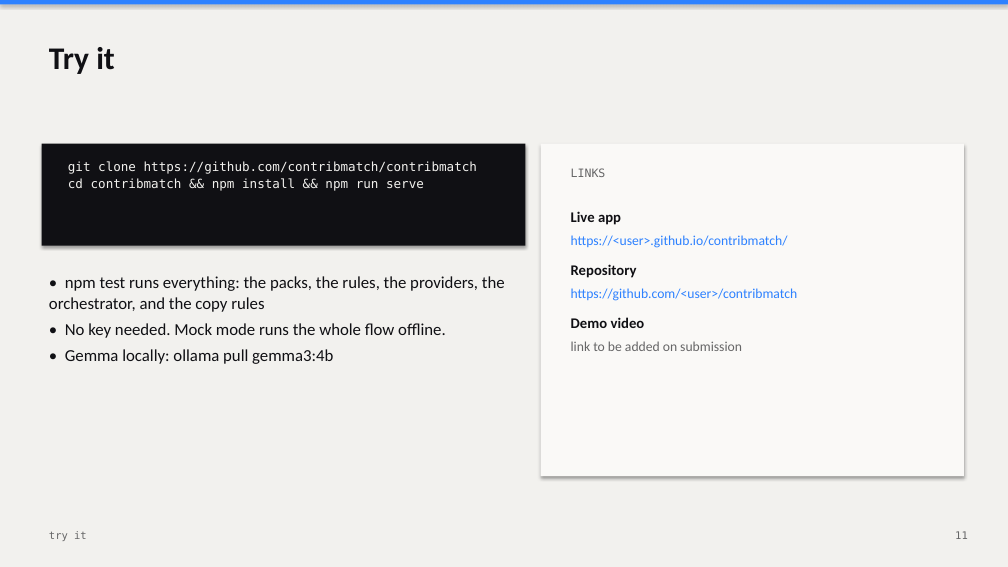
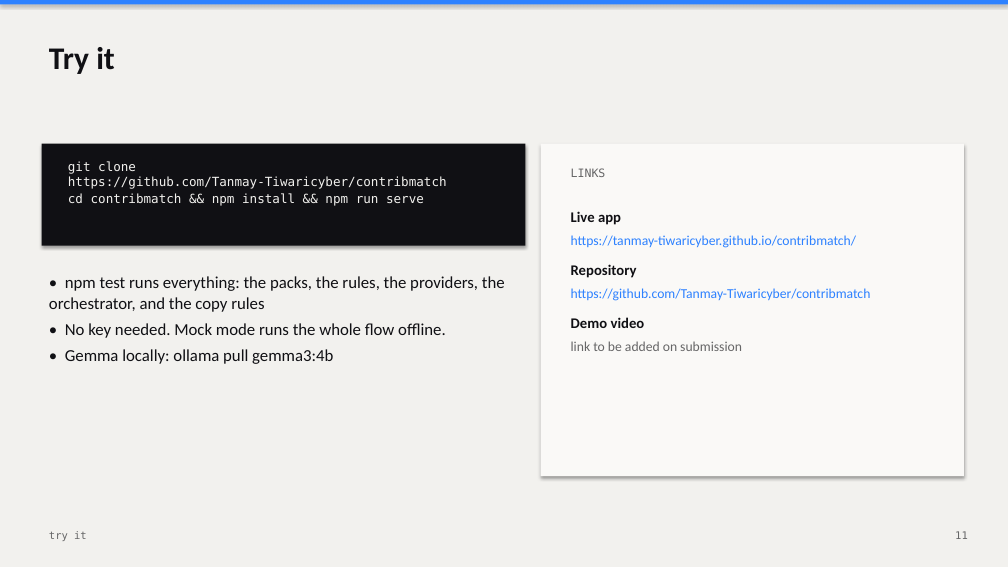
Before and after one commit to Tanmay-Tiwaricyber/contribmatch, a slide deck: slide 11 of docs/ContribMatch-Pitch-Deck.pptx. Drawn at 1008x567 pixels with LibreOffice and Linux fonts; fonts in the diff are those of the drawing. Boxes give left, top, right and bottom in pixels: in the first picture for what was removed or moved away, otherwise in the second. Text is boxed around its words. In the diff, an @@ line names an element or a change of style, - is before the commit and + after.

```diff
--- a/docs/ContribMatch-Pitch-Deck.pptx
+++ b/docs/ContribMatch-Pitch-Deck.pptx
@@ text at (68, 161, 447, 189): text changed @@
-git clone https://github.com/contribmatch/contribmatch
+git clone https://github.com/Tanmay-Tiwaricyber/contribmatch
@@ text at (571, 235, 856, 248): text changed @@
-https://<user>.github.io/contribmatch/
+https://tanmay-tiwaricyber.github.io/contribmatch/
@@ text at (571, 288, 871, 301): text changed @@
-https://github.com/<user>/contribmatch
+https://github.com/Tanmay-Tiwaricyber/contribmatch
```
Also in this commit, not shown: 1 other slide changed, 23 other files.
